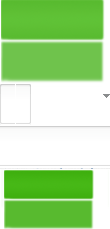
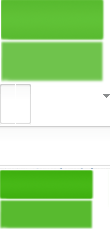
Layered file, before and after one edit (110 × 229). Changes by layer:
painted on "图层 2 副本 3" over box(0, 170, 93, 229)
painted on "图层 2 副本 2" over box(0, 200, 94, 229)
